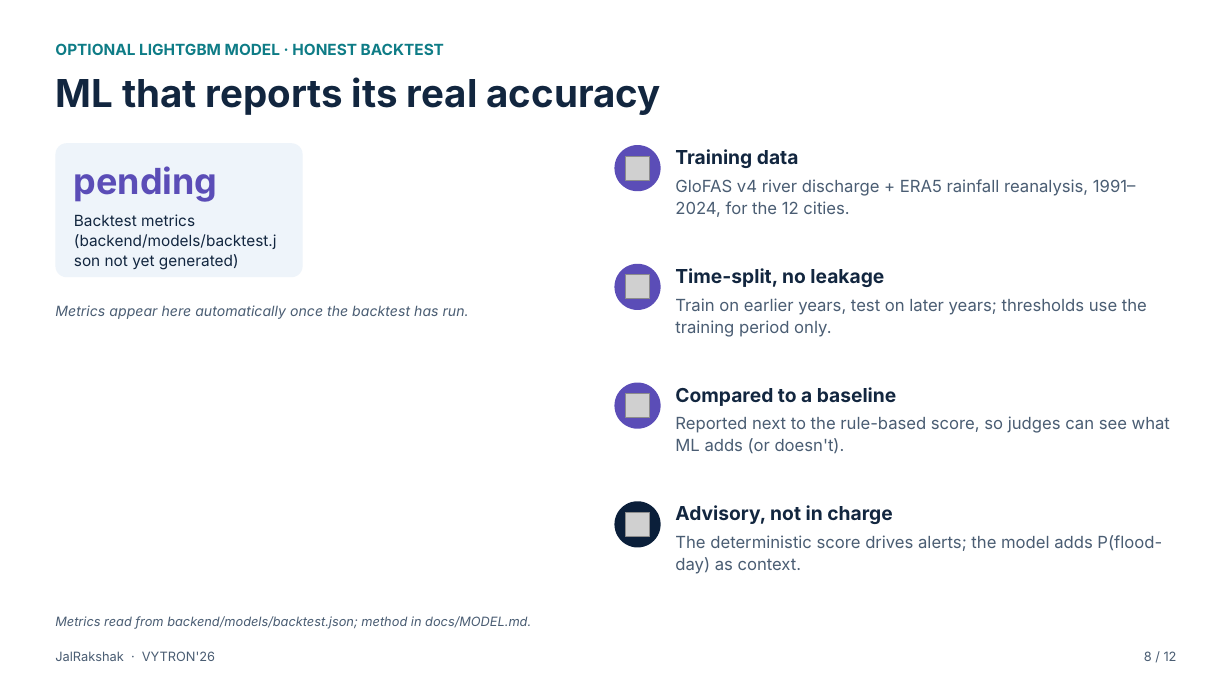
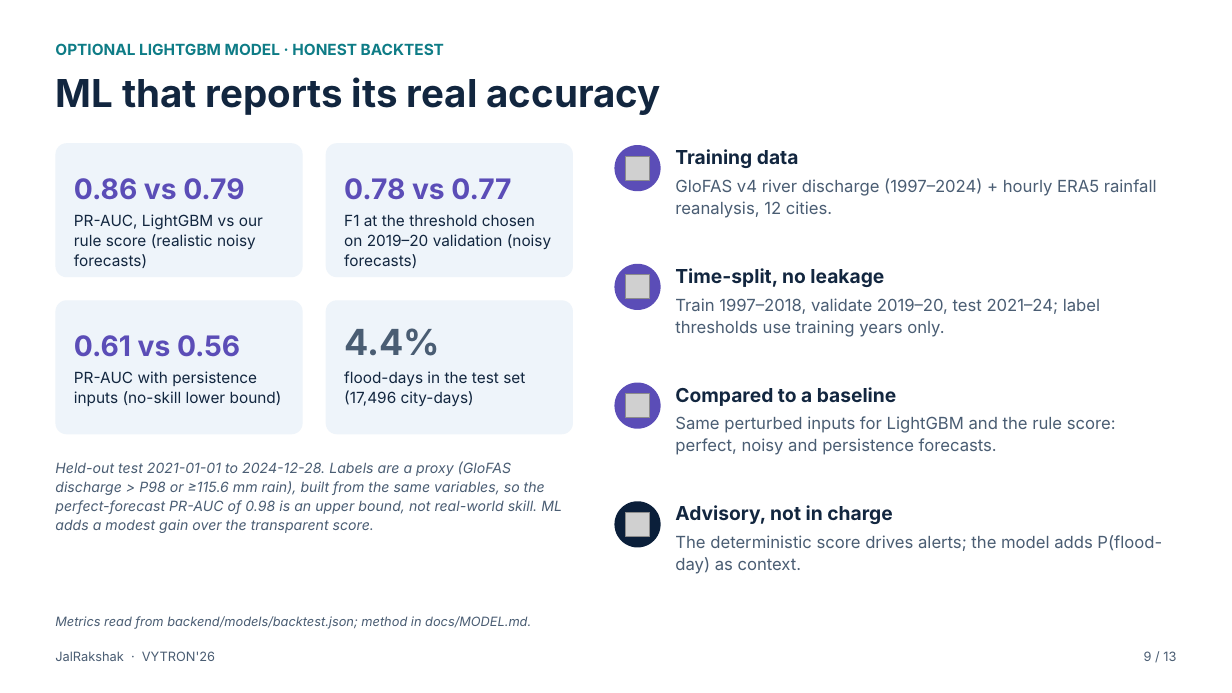
Before and after one commit to madhavzanwar/Jal-rakshak, a slide deck: slide 9 of submission/vytron-26/JalRakshak_VYTRON26_Round1.pptx (slide 8 before the commit). Drawn at 1232x693 pixels with LibreOffice and Linux fonts; fonts in the diff are those of the drawing; grey boxes stand for pictures. Boxes give left, top, right and bottom in pixels: in the first picture for what was removed or moved away, otherwise in the second. Text is boxed around its words. In the diff, an @@ line names an element or a change of style, - is before the commit and + after.

```diff
--- a/submission/vytron-26/JalRakshak_VYTRON26_Round1.pptx
+++ b/submission/vytron-26/JalRakshak_VYTRON26_Round1.pptx
@@ rounded rectangle added at bbox=[325, 143, 572, 277], fill #EEF4FA @@
@@ text at bbox=[74, 178, 244, 200]: text changed; size 28 to 22 pt @@
-pending
+0.86 vs 0.79
@@ text "0.86 vs 0.79" at bbox=[74, 178, 244, 200]: vertical alignment top to bottom @@
@@ text added at bbox=[344, 178, 511, 200], 22 pt, text #5B4DB7, bold @@
+0.78 vs 0.77
@@ text at bbox=[675, 178, 1157, 218]: text changed @@
-GloFAS v4 river discharge + ERA5 rainfall reanalysis, 1991–2024, for the 12 cities.
+GloFAS v4 river discharge (1997–2024) + hourly ERA5 rainfall reanalysis, 12 cities.
@@ text at bbox=[74, 214, 263, 268]: text changed @@
-Backtest metrics (backend/models/backtest.json not yet generated)
+PR-AUC, LightGBM vs our rule score (realistic noisy forecasts)
@@ text added at bbox=[344, 214, 551, 268], 12 pt, text #12263F @@
+F1 at the threshold chosen on 2019–20 validation (noisy forecasts)
@@ text at bbox=[675, 298, 1100, 337]: text changed @@
-Train on earlier years, test on later years; thresholds use the training period only.
+Train 1997–2018, validate 2019–20, test 2021–24; label thresholds use training years only.
@@ text removed at bbox=[55, 305, 469, 319] @@
-Metrics appear here automatically once the backtest has run.
@@ rounded rectangle added at bbox=[55, 300, 302, 434], fill #EEF4FA @@
@@ rounded rectangle added at bbox=[325, 300, 572, 434], fill #EEF4FA @@
@@ text added at bbox=[344, 328, 440, 356], 28 pt, text #4A5D73, bold @@
+4.4%
@@ text added at bbox=[74, 335, 240, 357], 22 pt, text #5B4DB7, bold @@
+0.61 vs 0.56
@@ text added at bbox=[74, 371, 282, 406], 12 pt, text #12263F @@
+PR-AUC with persistence inputs (no-skill lower bound)
@@ text added at bbox=[344, 371, 525, 406], 12 pt, text #12263F @@
+flood-days in the test set (17,496 city-days)
@@ text at bbox=[675, 416, 1116, 455]: text changed @@
-Reported next to the rule-based score, so judges can see what ML adds (or doesn't).
+Same perturbed inputs for LightGBM and the rule score: perfect, noisy and persistence forecasts.
@@ text added at bbox=[55, 461, 562, 533], 11 pt, text #4A5D73, italic @@
+Held-out test 2021-01-01 to 2024-12-28. Labels are a proxy (GloFAS discharge > P98 or ≥115.6 mm rain), built from the same variables, so the perfect-forecast PR-AUC of 0.98 is an upper bound, not real-world skill. ML adds a modest gain over the transparent score.
@@ text at bbox=[1144, 651, 1176, 661]: text changed @@
-8 / 12
+9 / 13
```
Also in this commit, not shown: 11 other slides changed, 1 slide added, 17 other files.
